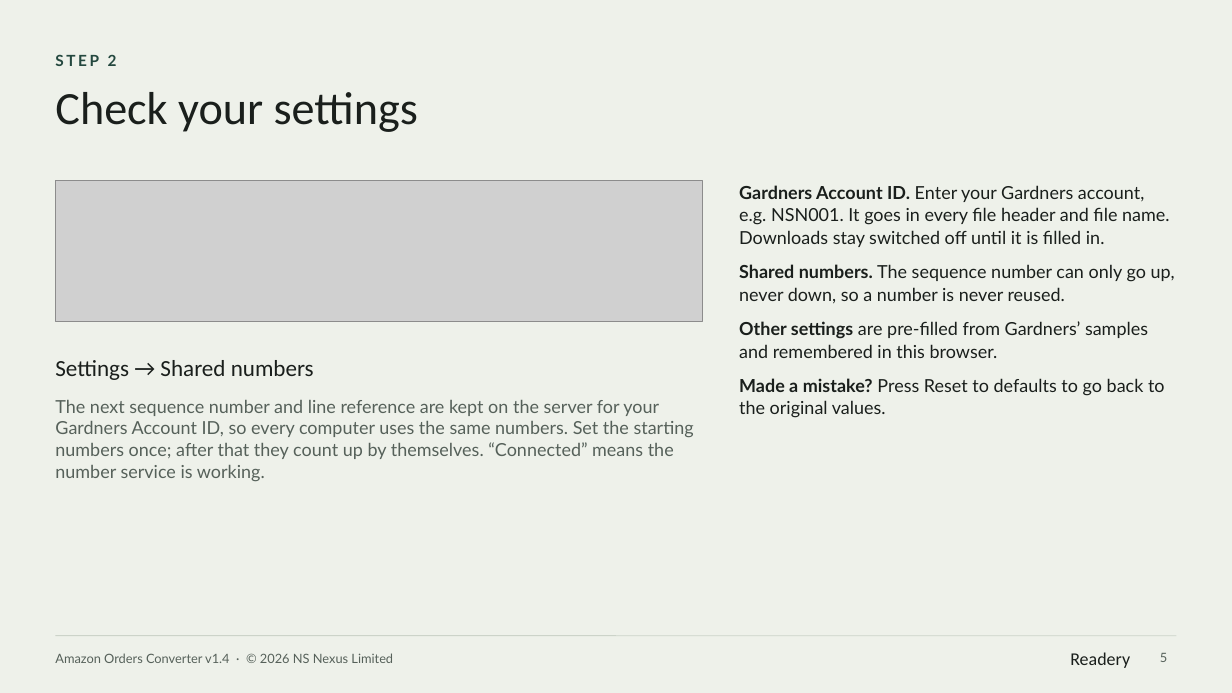
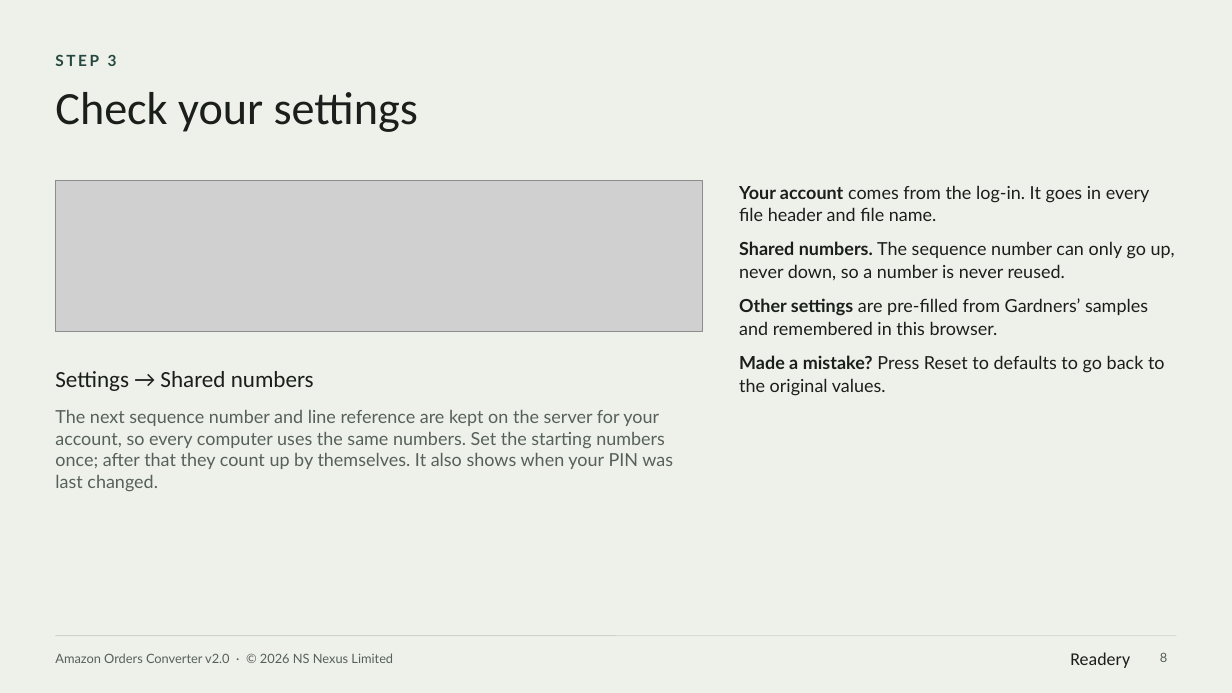
Before and after one commit to rado-penov/readery, a slide deck: slide 8 of orderconverter/Amazon-Orders-Converter-User-Manual.pptx (slide 5 before the commit). Drawn at 1232x693 pixels with LibreOffice and Linux fonts; fonts in the diff are those of the drawing; grey boxes stand for pictures. Boxes give left, top, right and bottom in pixels: in the first picture for what was removed or moved away, otherwise in the second. Text is boxed around its words. In the diff, an @@ line names an element or a change of style, - is before the commit and + after.

```diff
--- a/orderconverter/Amazon-Orders-Converter-User-Manual.pptx
+++ b/orderconverter/Amazon-Orders-Converter-User-Manual.pptx
@@ text at (55, 54, 117, 66): text changed @@
-STEP 2
+STEP 3
@@ picture: place and size @@
-picture at (55, 180, 702, 322)
+picture at (55, 180, 702, 332)
@@ text at (739, 185, 1150, 221): text changed @@
-• Gardners Account ID. Enter your Gardners account, e.g. NSN001. It goes in every file header and file name. Downloads stay switched off until it is filled in.
+• Your account comes from the log-in. It goes in every file header and file name.
@@ text "Settings → Shared numbers": place and size @@
-text "Settings → Shared numbers" at (55, 360, 314, 380)
+text "Settings → Shared numbers" at (55, 371, 314, 391)
@@ text at (55, 410, 673, 491): text changed @@
-The next sequence number and line reference are kept on the server for your Gardners Account ID, so every computer uses the same numbers. Set the starting numbers once; after that they count up by themselves. “Connected” means the number service is working.
+The next sequence number and line reference are kept on the server for your account, so every computer uses the same numbers. Set the starting numbers once; after that they count up by themselves. It also shows when your PIN was last changed.
@@ text at (55, 653, 393, 663): text changed @@
-Amazon Orders Converter v1.4 · © 2026 NS Nexus Limited
+Amazon Orders Converter v2.0 · © 2026 NS Nexus Limited
@@ page number at (1160, 653, 1167, 662): text changed @@
-5
+8
```
Also in this commit, not shown: 13 other slides changed, 4 slides added, 7 other files.
